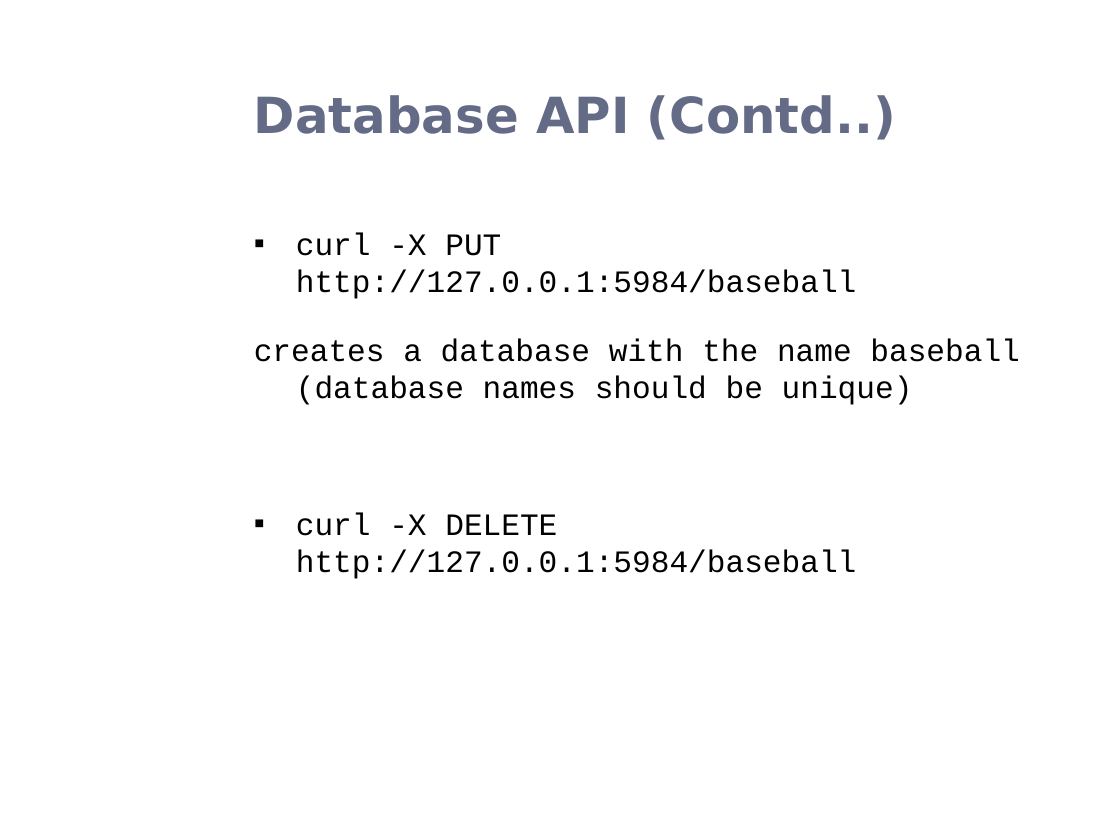
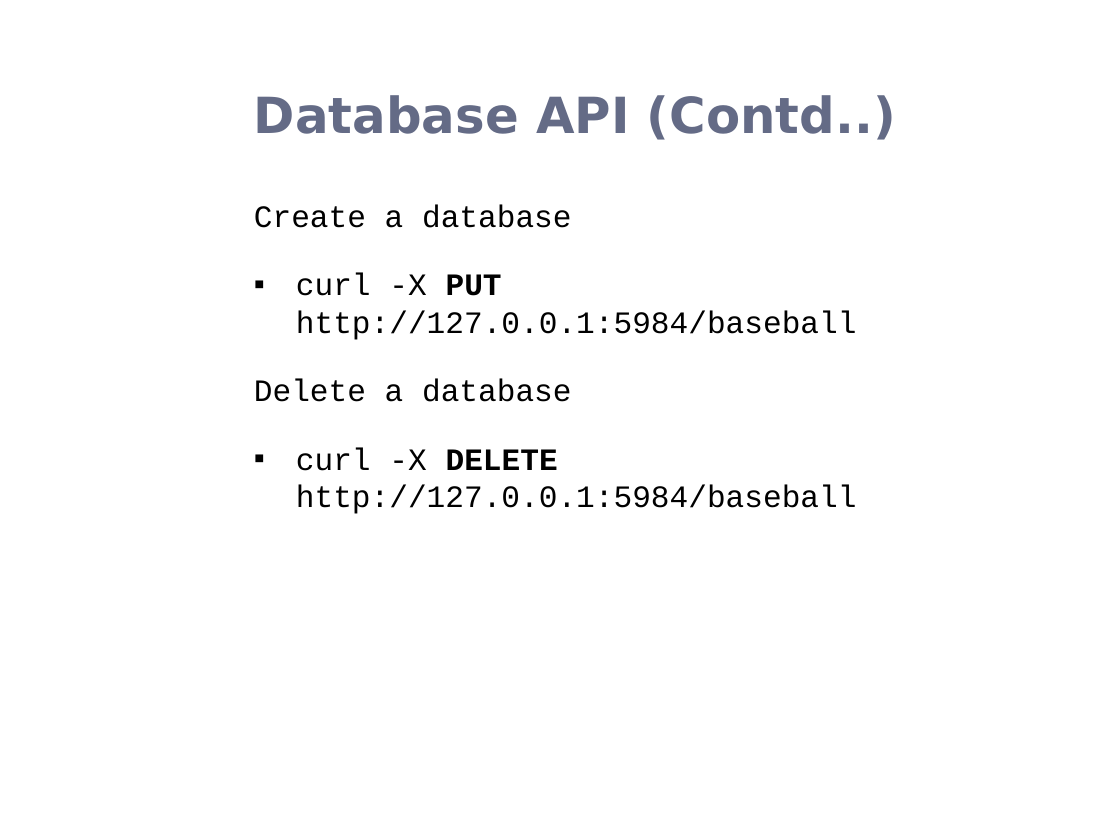
Before and after one commit to rohanz1993/Team_9_Heroku_Shopping_Cart_-_AWS_NoSQL_Service, a slide deck: slide 8 of Donita/CouchDB.pptx. Drawn at 1120x840 pixels with LibreOffice and Linux fonts; fonts in the diff are those of the drawing; background and template pictures are left out. Boxes give left, top, right and bottom in pixels: in the first picture for what was removed or moved away, otherwise in the second. Text is boxed around its words. In the diff, an @@ line names an element or a change of style, - is before the commit and + after.

```diff
--- a/Donita/CouchDB.pptx
+++ b/Donita/CouchDB.pptx
@@ text "Create a database": place and size @@
-text "Create a database" at box(254, 232, 1019, 579)
+text "Create a database" at box(254, 205, 857, 514)
@@ text at box(254, 205, 571, 228): paragraph added @@
+Create a database
@@ text at box(296, 273, 857, 514): bold on in "PUT", "DELETE" @@
@@ text at box(254, 379, 571, 402): text changed @@
-creates a database with the name baseball (database names should be unique)
+Delete a database
```
Also in this commit, not shown: 7 other slides changed, 2 slides added.
